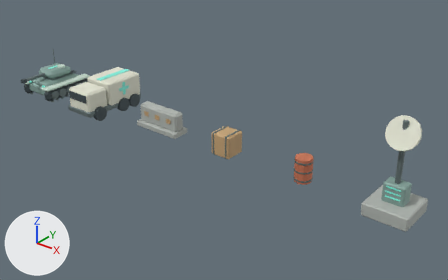
Before and after pictures for a commit that changed the Blender file assets/blender/steel-front.blend.
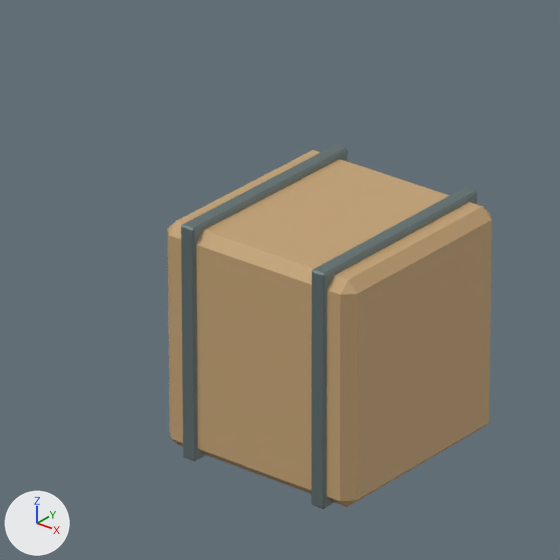
The first picture shows the older version from a 50 mm camera at (34.3, -24.3, 15.8) aimed at (14.5, 0.3, 0.5). The close-ups show the older and then the newer version on the part from 44% to 55% of the width and 40% to 59% of the height of that picture. Only the edits that show in the close-ups are written down. Arrows for +X, +Y and +Z are at lower left; the lights stay in place.

Names of what the first close-up shows: 'Band', 'Band.001', 'CrateBody'.
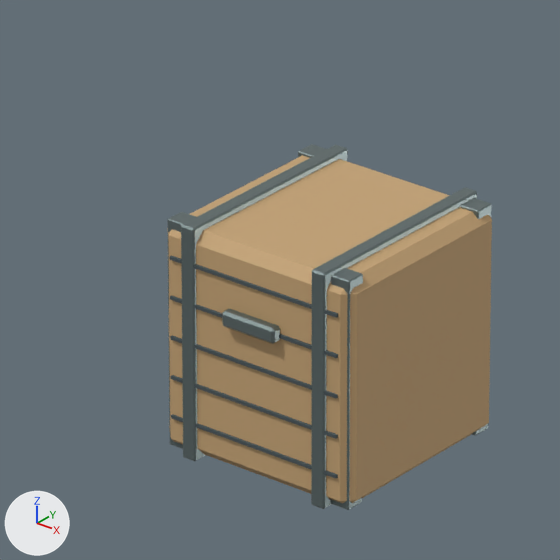
The change in detail:
In material 'Gunmetal' (mat_gunmetal), roughness goes from 0.65 to 0.35.
Mesh me_cube_155 is new.
It has 24 vertices, 26 faces and spans x -0.06..0.06, y -0.06..0.06, z -0.655..0.655.
It uses material mat_gunmetal (grey #768484).
Mesh me_cube_154 is new.
It has 24 vertices, 26 faces and spans x -0.06..0.06, y -0.06..0.06, z -0.655..0.655.
It uses material mat_gunmetal (grey #768484).
Mesh me_cube_153 is new.
It has 24 vertices, 26 faces and spans x -0.06..0.06, y -0.06..0.06, z -0.655..0.655.
It uses material mat_gunmetal (grey #768484).
Mesh me_cube_152 is new.
It has 24 vertices, 26 faces and spans x -0.06..0.06, y -0.06..0.06, z -0.655..0.655.
It uses material mat_gunmetal (grey #768484).
Mesh me_cube_150 is new.
It has 24 vertices, 26 faces and spans x -0.175..0.175, y -0.035..0.035, z -0.045..0.045.
It uses material mat_gunmetal (grey #768484).
Mesh me_cube_148 is new.
It is a box spanning x -0.55..0.55, y -0.009..0.009, z -0.009..0.009.
It uses material mat_tracks (greyish cyan #485559).
Object 'Detail corner guard.003' (ob_detail_corner_guard_003) is new; it shows me_cube_155.
Its parent is ob_crate.
Its location is (0.54, 0.54, 0.66).
Object 'Detail corner guard.002' (ob_detail_corner_guard_002) is new; it shows me_cube_154.
Its parent is ob_crate.
Its location is (0.54, -0.54, 0.66).
Object 'Detail corner guard.001' (ob_detail_corner_guard_001) is new; it shows me_cube_153.
Its parent is ob_crate.
Its location is (-0.54, 0.54, 0.66).
Object 'Detail corner guard' (ob_detail_corner_guard) is new; it shows me_cube_152.
Its parent is ob_crate.
Its location is (-0.54, -0.54, 0.66).
Object 'Detail handle' (ob_detail_handle) is new; it shows me_cube_150.
Its parent is ob_crate.
Its location is (0.0, -0.65, 0.9).
Object 'Detail plank seam.008' (ob_detail_plank_seam_008) is new; it shows me_cube_148.
Its parent is ob_crate.
Its location is (0.0, -0.631, 1.12).
Object 'Detail plank seam.006' (ob_detail_plank_seam_006) is new; it shows a copy of me_cube_148.
Its parent is ob_crate.
Its location is (0.0, -0.631, 0.89).
Object 'Detail plank seam.004' (ob_detail_plank_seam_004) is new; it shows a copy of me_cube_148.
Its parent is ob_crate.
Its location is (0.0, -0.631, 0.66).
Object 'Detail plank seam.002' (ob_detail_plank_seam_002) is new; it shows a copy of me_cube_148.
Its parent is ob_crate.
Its location is (0.0, -0.631, 0.43).
Object 'Detail plank seam' (ob_detail_plank_seam) is new; it shows a copy of me_cube_148.
Its parent is ob_crate.
Its location is (0.0, -0.631, 0.2).

Changed parts and their boxes (x1, y1, x2, y2) in the close-ups (560 x 560 px):
'Detail corner guard.002', added: after (331, 268, 363, 510)
'Detail handle', added: after (222, 308, 280, 344)
'Detail plank seam.008', added: after (170, 255, 338, 318)
'Detail plank seam.004', added: after (170, 335, 338, 398)
'Detail plank seam.002', added: after (171, 375, 338, 439)
'Detail plank seam', added: after (171, 414, 338, 479)
'Detail corner guard', added: after (167, 212, 196, 449)
'Detail corner guard.003', added: after (460, 198, 491, 435)
'Detail plank seam.006', added: after (170, 296, 338, 358)
'Detail corner guard.001', added: after (298, 144, 326, 158)
